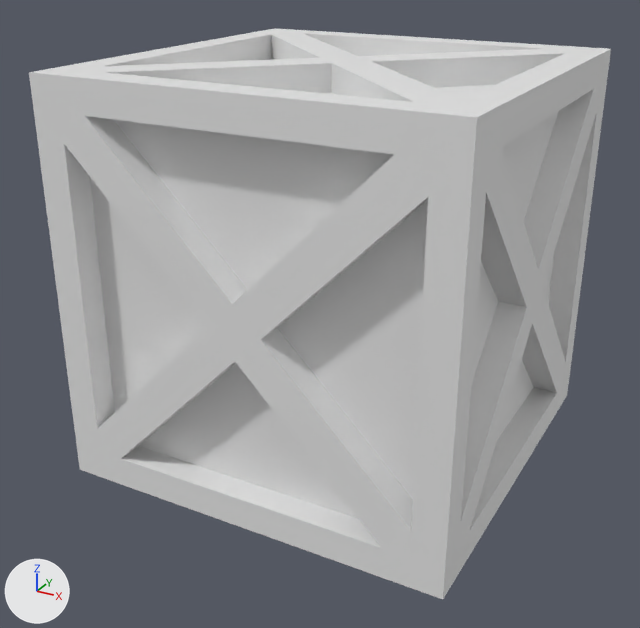
The FBX model Assets/Models/Crate.fbx, before and after one commit.
One viewpoint serves both versions: a camera (50 mm lens) standing at (1.96, -3.8, 2.58) and looking at (-0.05, -0.15, 0.75). Lighting does not change. The marker at lower left points along +X, +Y and +Z.

Script lines for the objects in view, before the commit:
```python
me_cube_004 = bpy.data.meshes.new('Cube.004')
me_cube_004.from_pydata(...)  # 230 vertices, 240 faces; spans x -1.0..1.0, y -1.0..1.0, z 0.0..2.0
ob_cube_003 = bpy.data.objects.new('Cube.003', me_cube_004)
ob_cube_003.location = (0.0, 0.0, 0.0)
```
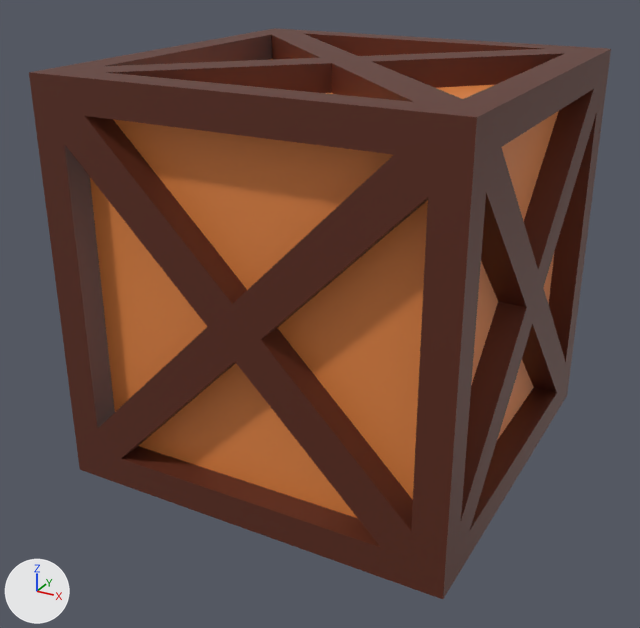
What differs and where, as boxes (x1, y1, x2, y2) in the pictures (640 x 628 px):
part 1 of me_cube_004, recoloured (grey to brown): (29, 28, 611, 599) in both
part 2 of me_cube_004, recoloured (grey to brown): (90, 59, 559, 518) in both

The change in detail:
Material 'Material.004' (mat_material_004) is new.
Its base color is (0.8, 0.247, 0.0597) (orange #e78845).
Material 'Material.003' (mat_material_003) is new.
Its base color is (0.105, 0.0219, 0.00922) (brown #5b2918).
me_cube_004 has 230 vertices, 240 faces and spans x -1.0..1.0, y -1.0..1.0, z 0.0..2.0.
me_cube_004 is used by ob_cube_003; location (0.0, 0.0, 0.0).
me_cube_004 part 1: 216 of the faces centred in x -1.0..1.0, y -1.0..1.0, z 0.0..2.0 switch from no material to mat_material_003 (brown #5b2918).
me_cube_004 part 2: all 24 faces centred in x -0.87..0.87, y -0.87..0.87, z 0.13..1.87 switch from no material to mat_material_004 (orange #e78845).
